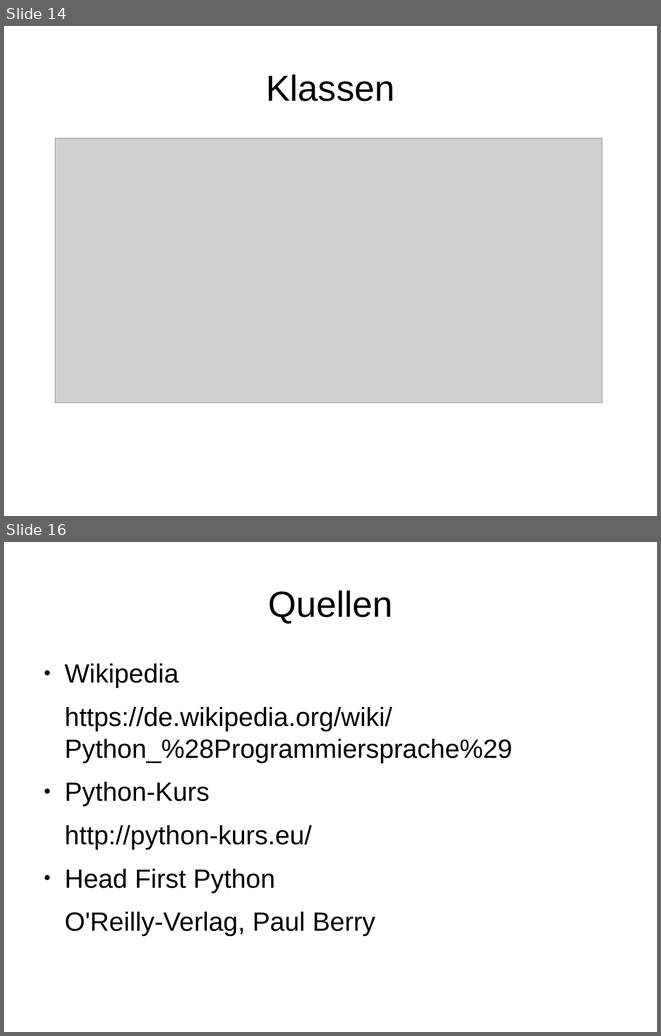
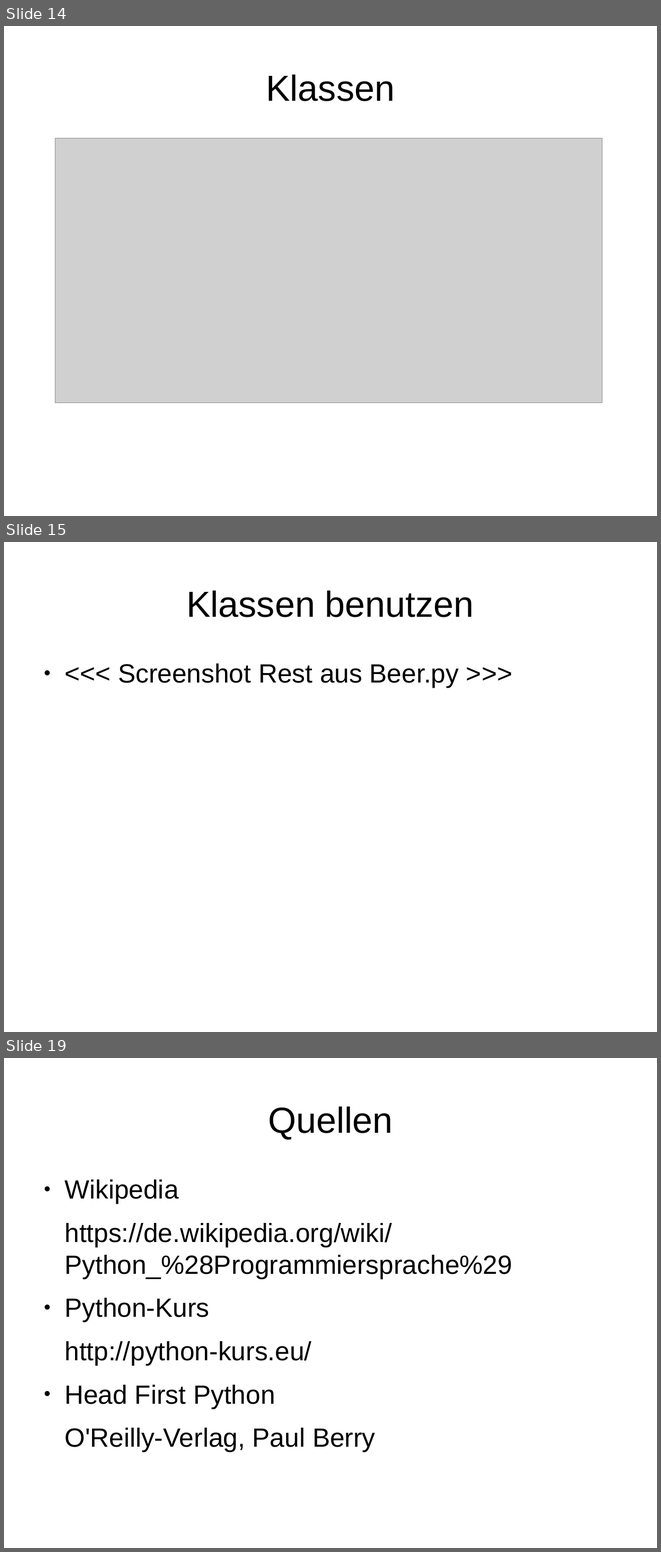
Before and after one commit to dbt0210/PythonPlayground, a slide deck: dropbox/vortrag.odp. Shown one above the other, each under a label of ours: slides 14 and 16 before the commit, slides 14, 15 and 19 after it; the slides between them are not shown. The pictures are 661x1036 and 661x1552 pixels, drawn with LibreOffice and Linux fonts; fonts in the diff are those of the drawing; grey boxes stand for pictures. Boxes give left, top, right and bottom in pixels: in the first picture for what was removed or moved away, otherwise in the second. Text is boxed around its words. In the diff, an @@ line names an element or a change of style, - is before the commit and + after.

```diff
--- a/dropbox/vortrag.odp
+++ b/dropbox/vortrag.odp
@@ slide 15 added at (4, 542, 657, 1032), background #FFFFFF @@
@@ title added at (186, 590, 474, 617), 44 pt, text #000000 @@
+Klassen benutzen
@@ text added at (118, 663, 459, 688), 32 pt, text #000000 @@
+● <<< Screenshot Rest aus Beer.py >>>
@@ what was slide 16 is now slide 19 @@
```
Also in this commit, not shown: 3 slides changed, 3 other slides added, 1 slide removed, 4 other files.
